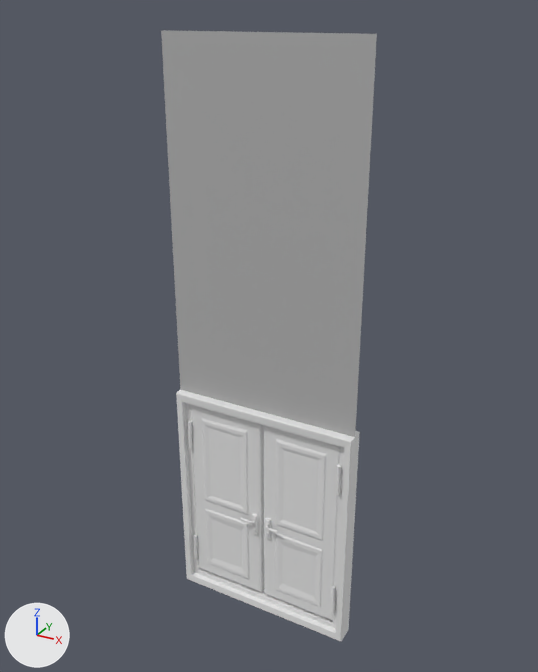
Two versions of the FBX model Detective_Switch/Assets/Graphics/Interactables/DoorDouble_A/DoorDouble_A.fbx, one commit apart.
Both versions are drawn from a 50 mm lens placed at (4.23, -5.74, 6.14), pointed at (1.0, 0.15, 3.19). Every picture has the same lights, and +X, +Y and +Z are marked at lower left. Where no turn or scale is listed for an object, it has been applied to the vertices.

The older version as bpy lines, for what is in view:
```python
me_walldoor_mesh_003 = bpy.data.meshes.new('WallDoor_Mesh.003')
me_walldoor_mesh_003.from_pydata(...)  # 716 vertices, 527 faces; spans x 0.0..2.01, y -0.1..0.14, z -0.09..5.96
# faces by material slot: [3, 524]
me_walldoor_mesh_003.materials.append(mat_wall_m)  # grey #b4b4b4
me_walldoor_mesh_003.materials.append(mat_door_m)  # white #e7e7e7
ob_doordouble_a = bpy.data.objects.new('DoorDouble_A', me_walldoor_mesh_003)
ob_doordouble_a.location = (0.0, 0.0, 0.0)
```
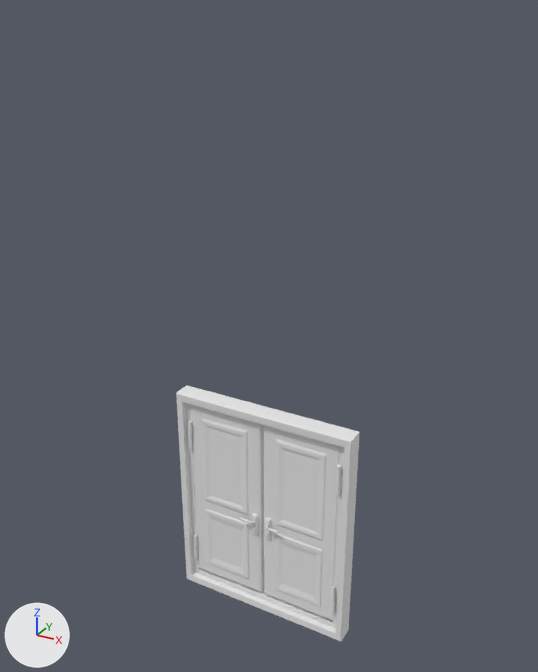
What differs and where, as boxes [x1, y1, x2, y2] in the pictures (538 x 672 px):
'DoorDouble_A', reshaped (15% narrower, 58% shorter)
    before: [161, 30, 377, 641]
    after: [176, 385, 360, 641]
part 1 of me_walldoor_mesh_003, deleted
    before: [161, 30, 377, 437]

Diff of the bpy script that builds the scene:
```diff
--- a/Detective_Switch/Assets/Graphics/Interactables/DoorDouble_A/DoorDouble_A.fbx.py
+++ b/Detective_Switch/Assets/Graphics/Interactables/DoorDouble_A/DoorDouble_A.fbx.py
@@ me_walldoor_mesh_003 @@
 me_walldoor_mesh_003.from_pydata(...)  # 716 vertices, 527 faces; spans x 0.0..2.01, y -0.1..0.14, z -0.09..5.96
 # used by ob_doordouble_a; location = (0.0, 0.0, 0.0)
-me_walldoor_mesh_003.materials.append(mat_wall_m)  # grey #b4b4b4
+# me_walldoor_mesh_003 part 1: the loose piece of 8 vertices spanning x 0.0..2.01, y 0.0, z 2.36..5.96 is deleted
 me_walldoor_mesh_003.materials.append(mat_door_m)
```
